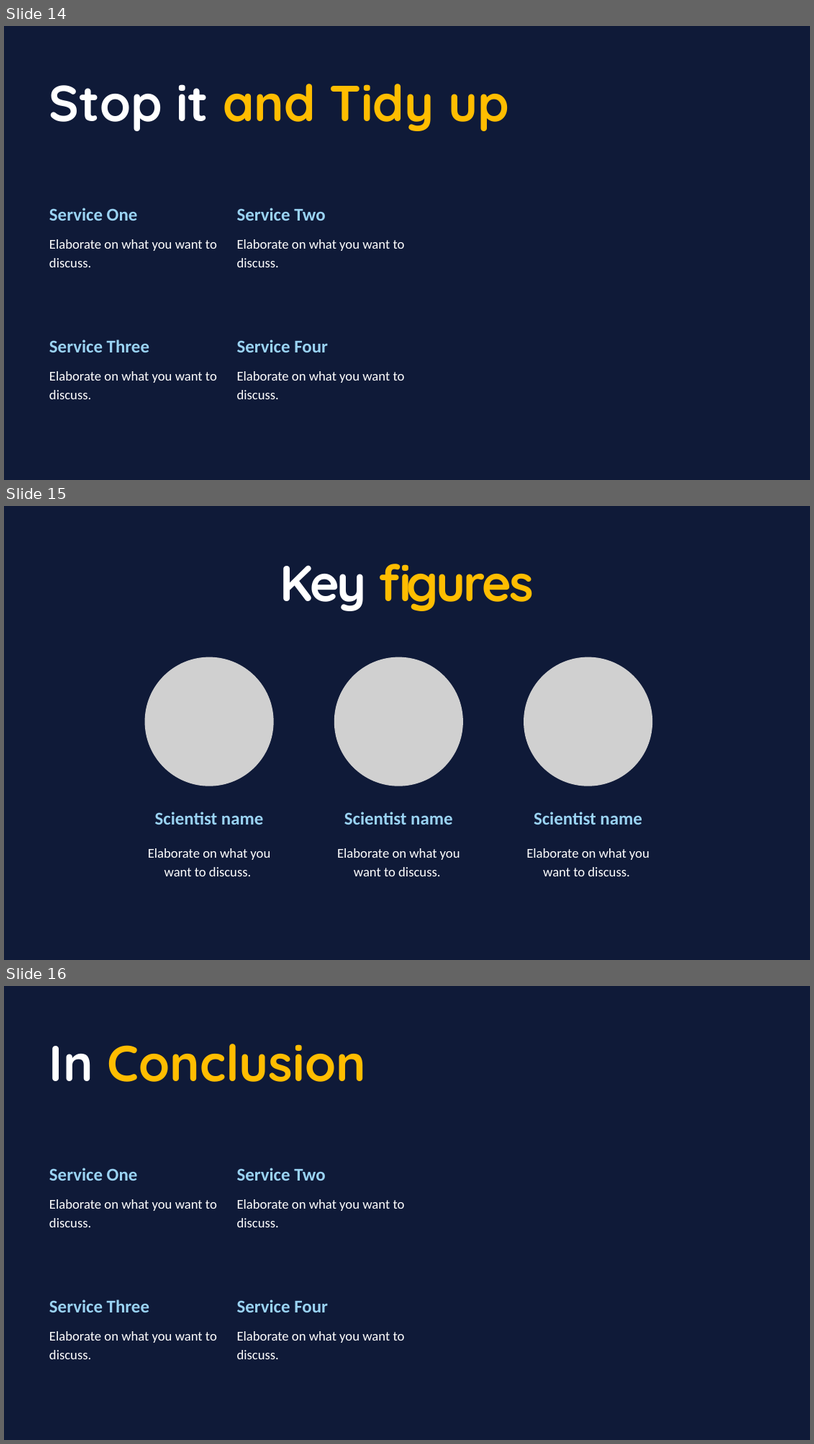
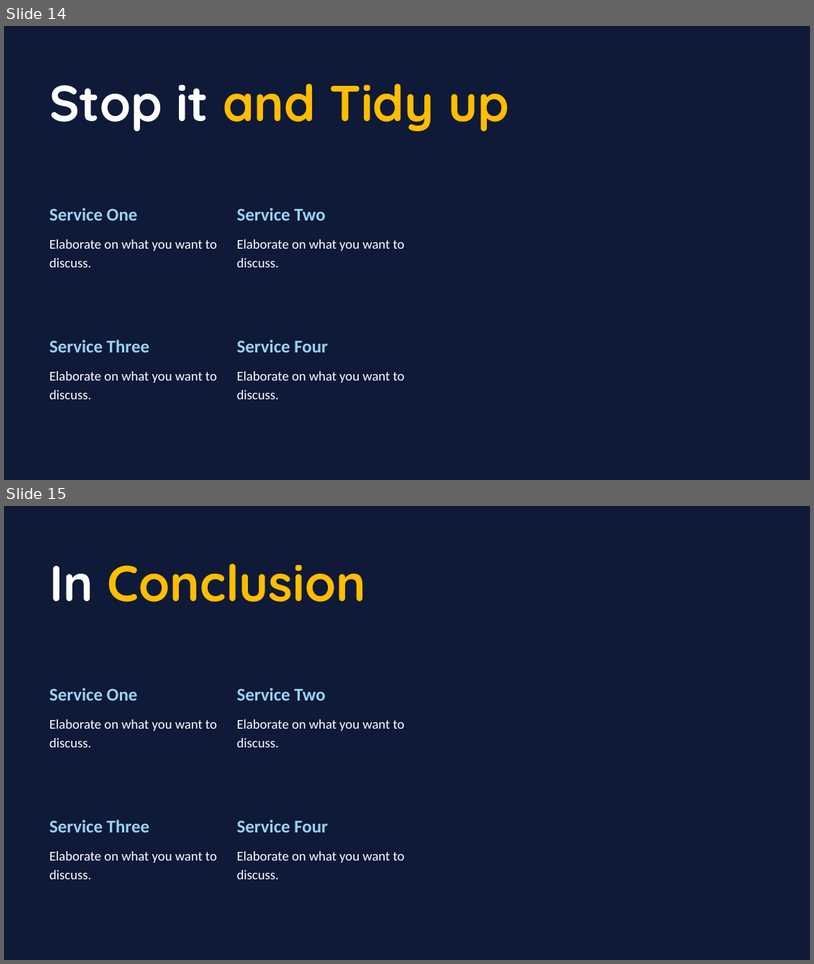
Before and after one commit to daemonchild/cardiffmet-dat5001-visualisation-of-data, a slide deck: assessment/presentation/DAT5001-TomRowan-ST20285213-From_Launch_to_Litter_Orbital_Overload.pptx. Shown one above the other, each under a label of ours: slides 14, 15 and 16 before the commit, slides 14 and 15 after it. The pictures are 814x1444 and 814x964 pixels, drawn with LibreOffice and Linux fonts; fonts in the diff are those of the drawing; grey boxes stand for pictures. Boxes give left, top, right and bottom in pixels: in the first picture for what was removed or moved away, otherwise in the second. Text is boxed around its words. In the diff, an @@ line names an element or a change of style, - is before the commit and + after.

```diff
--- a/assessment/presentation/DAT5001-TomRowan-ST20285213-From_Launch_to_Litter_Orbital_Overload.pptx
+++ b/assessment/presentation/DAT5001-TomRowan-ST20285213-From_Launch_to_Litter_Orbital_Overload.pptx
@@ slide 15 removed at (x1=4, y1=506, x2=810, y2=960), background #0F1A38 @@
@@ text removed at (x1=280, y1=564, x2=534, y2=611) @@
-Key figures
@@ picture removed at (x1=144, y1=656, x2=274, y2=786) @@
@@ picture removed at (x1=334, y1=656, x2=463, y2=786) @@
@@ picture removed at (x1=524, y1=656, x2=653, y2=786) @@
@@ text removed at (x1=155, y1=811, x2=263, y2=824) @@
-Scientist name
@@ text removed at (x1=345, y1=811, x2=453, y2=824) @@
-Scientist name
@@ text removed at (x1=534, y1=811, x2=642, y2=824) @@
-Scientist name
@@ text removed at (x1=148, y1=848, x2=270, y2=876) @@
-Elaborate on what you want to discuss.
@@ text removed at (x1=337, y1=848, x2=460, y2=876) @@
-Elaborate on what you want to discuss.
@@ text removed at (x1=527, y1=848, x2=650, y2=876) @@
-Elaborate on what you want to discuss.
@@ what was slide 16 is now slide 15 @@
```
Also in this commit, not shown: 5 slides changed, 1 slide added, 1 other slide removed, 11 other files.
